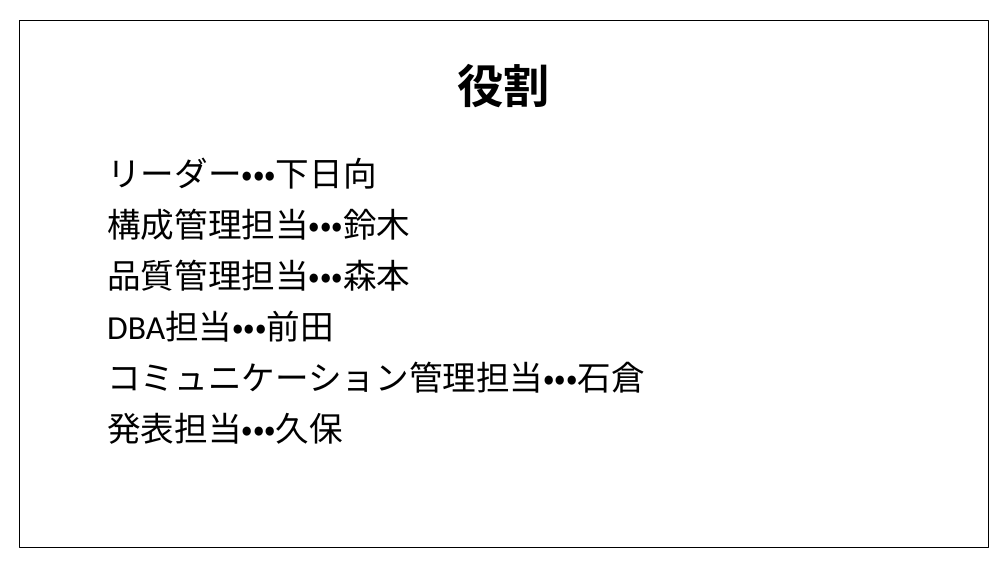
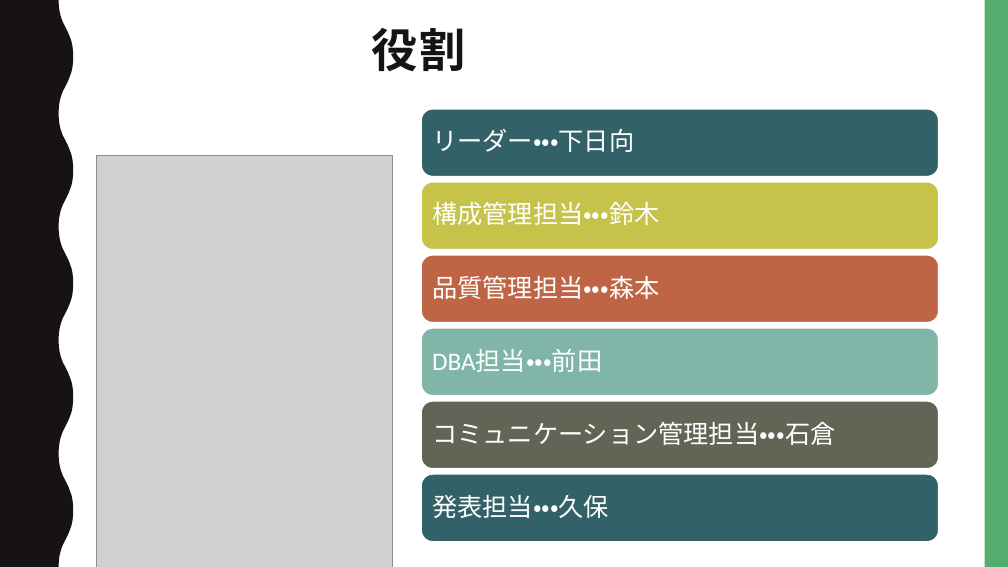
Before and after one commit to dojo2022/E-3, a slide deck: slide 2 of E3_配布資料/研修成果発表E3.pptx. Drawn at 1008x567 pixels with LibreOffice and Linux fonts; fonts in the diff are those of the drawing; grey boxes stand for pictures. Boxes give left, top, right and bottom in pixels: in the first picture for what was removed or moved away, otherwise in the second. Text is boxed around its words. In the diff, an @@ line names an element or a change of style, - is before the commit and + after.

Commit message:
発表資料

```diff
--- a/E3_配布資料/研修成果発表E3.pptx
+++ b/E3_配布資料/研修成果発表E3.pptx
@@ freeform shape added at [0,0,73,567], fill #171312 @@
@@ rectangle removed at [19,20,988,547] @@
@@ title "役割": place and size @@
-title "役割" at [458,64,550,108]
+title "役割" at [372,28,466,71]
@@ title "役割" at [372,28,466,71]: text colour #000000 to #171312, letter spacing 0 to 2 pt; alignment centre to left @@
@@ rectangle added at [985,0,1008,567], fill #53AE6E @@
@@ picture added at [97,156,392,567] @@
@@ text removed at [107,157,645,444] @@
-リーダー・・・下日向
-構成管理担当・・・鈴木
-品質管理担当・・・森本
-DBA担当・・・前田
-コミュニケーション管理担当・・・石倉
-発表担当・・・久保
@@ group added at [421,109,938,541]: 6 rounded rectangles, 6 texts @@
+リーダー・・・下日向
+構成管理担当・・・鈴木
+品質管理担当・・・森本
+DBA担当・・・前田
+コミュニケーション管理担当・・・石倉
+発表担当・・・久保
```
Also in this commit, not shown: 9 other slides changed, 7 slides added, 1 other file.
